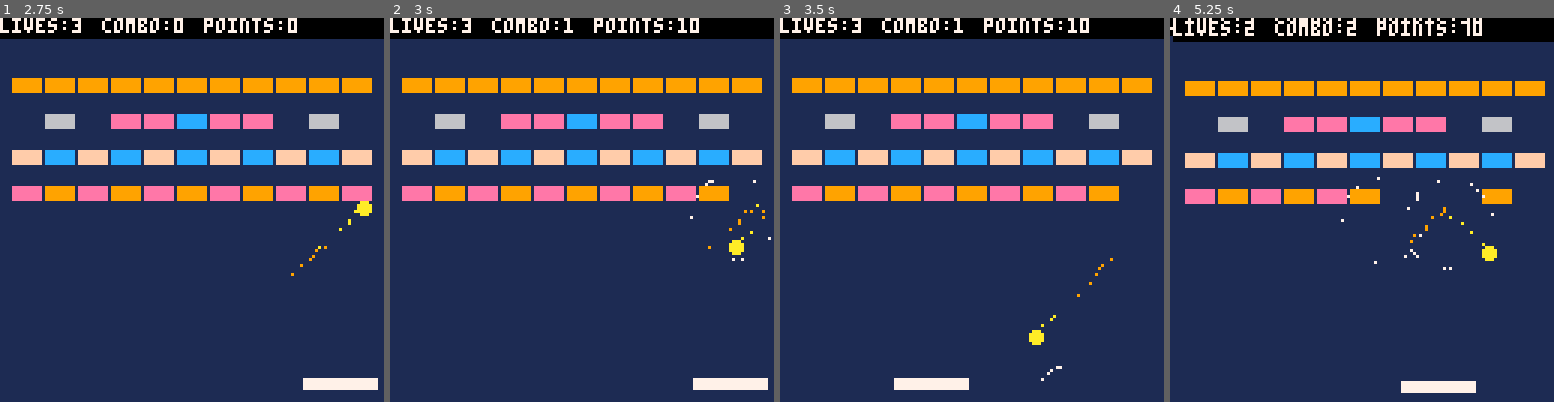
Above: before the commit, frames 1-4 (left to right).
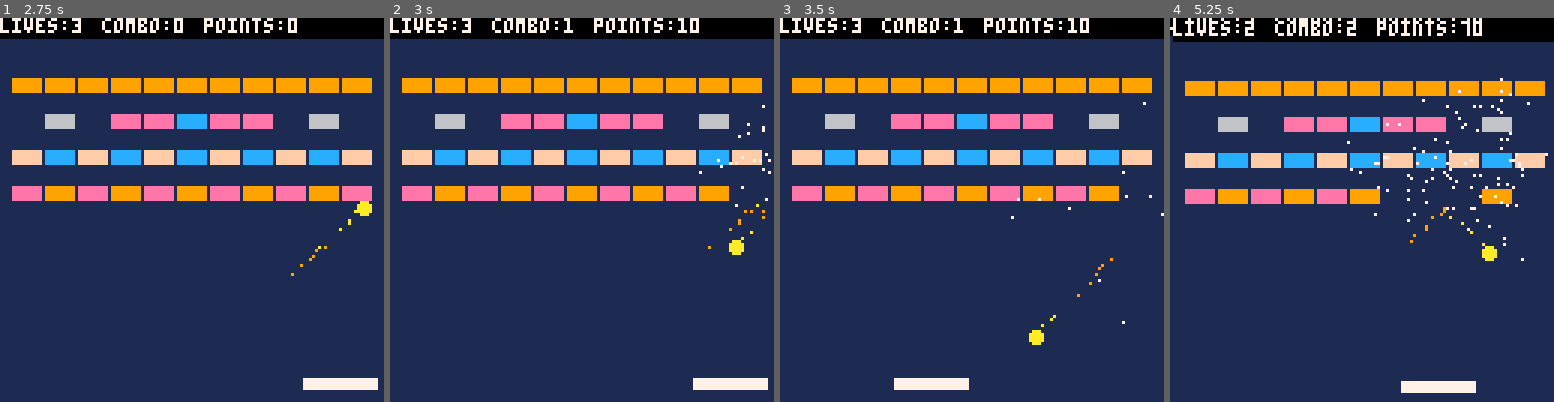
Above: after the commit, the same moments.

Repository: CaseyNord/Pico-8-Hero
Game: PICO-8 cartridge mybreakout.p8
Same seed, same stepped clock (60 frames per second), same inputs: the game is played once before the commit and once after it.
Inputs:
- Up to frame 1 (2.75 s): tap X (X key) at 0.33, 1.07, 1.85 s; hold Right 1.6-2.1 s; hold Right from 2.47 s (still down)
- Up to frame 2 (3 s): keep holding Right; tap X (X key) at 2.97 s
- Up to frame 3 (3.5 s): release Right at 3.03 s; hold Left from 3.08 s (still down)
- Up to frame 4 (5.25 s): release Left at 3.58 s; hold Right 4.02-4.68 s; tap X (X key) at 4.08, 5.2 s; hold Left from 5.08 s (still down)

Frame 1 is identical in both runs. In frame 2, 0.2% of the frame differs, in the area x 78-100%, y 22-64%; in frame 3, 0.1%; in frame 4, 0.7%, in the area x 44-99%, y 15-66%.

Commit message:
shatter_brick() shatters whole brick and explodes with force of ball

Diff:
--- a/mybreakout.p8
+++ b/mybreakout.p8
@@ -146,6 +146,8 @@
 	--(particles are handled by functions)
 	ptcl={}
 
+	last_hit_x=0
+	last_hit_y=0
 end
 
 -->8
@@ -414,6 +416,11 @@
 				--find out which direction to deflect
 				if not(_brick_hit) then
 					if powerup.type==6 and brickobj[i].type=="i" or powerup.type~=6then
+						--save velocity of ball to apply to particles to launch
+						--them in the same direction
+						last_hit_x=_ballobj.dx
+						last_hit_y=_ballobj.dy
+
 						--find out which direction to deflect
 						if deflection(_ballobj.x,_ballobj.y,_ballobj.dx,_ballobj.dy,brickobj[i].x,brickobj[i].y,brick.width,brick.height) then
 							_ballobj.dx=-_ballobj.dx
@@ -793,7 +800,7 @@
 	--regular brick
 	if brickobj[_i].type=="b" then
 		sfx(02+player.combo)
-		shatter_brick(brickobj[_i])
+		shatter_brick(brickobj[_i],last_hit_x,last_hit_y)
 		brickobj[_i].visible=false
 		player.points+=10*(player.combo+1)*powerup.multiplier
 		combo(_combo)
@@ -820,7 +827,7 @@
 	--powerup brick
 	elseif brickobj[_i].type=="p" then
 		sfx(02+player.combo)
-		shatter_brick(brickobj[_i])
+		shatter_brick(brickobj[_i],last_hit_x,last_hit_y)
 		brickobj[_i].visible=false
 		player.points+=10*(player.combo+1)*powerup.multiplier
 		combo(_combo)
@@ -1132,7 +1139,7 @@
 
 			--apply gravity
 			if _p.type==1 then
-				_p.dy+=0.1
+				_p.dy+=0.05
 			end
 
 			--move particle
@@ -1152,12 +1159,15 @@
 	end
 end
 
-function shatter_brick(_brick)
-	for i=0,10 do
-		local _angle=rnd()
-		local _dx=sin(_angle)*1
-		local _dy=cos(_angle)*1
-		add_particle(_brick.x,_brick.y,_dx,_dy,1,60,{7})
+function shatter_brick(_brick,_vx,_vy)
+	for _x=0,brick.width do
+		for _y=0,brick.height do
+
+			local _angle=rnd()
+			local _dx=sin(_angle)*rnd(2)+_vx
+			local _dy=cos(_angle)*rnd(2)+_vy
+			add_particle(_brick.x+_x,_brick.y+_y,_dx,_dy,1,60,{7})
+		end
 	end
 end
 
